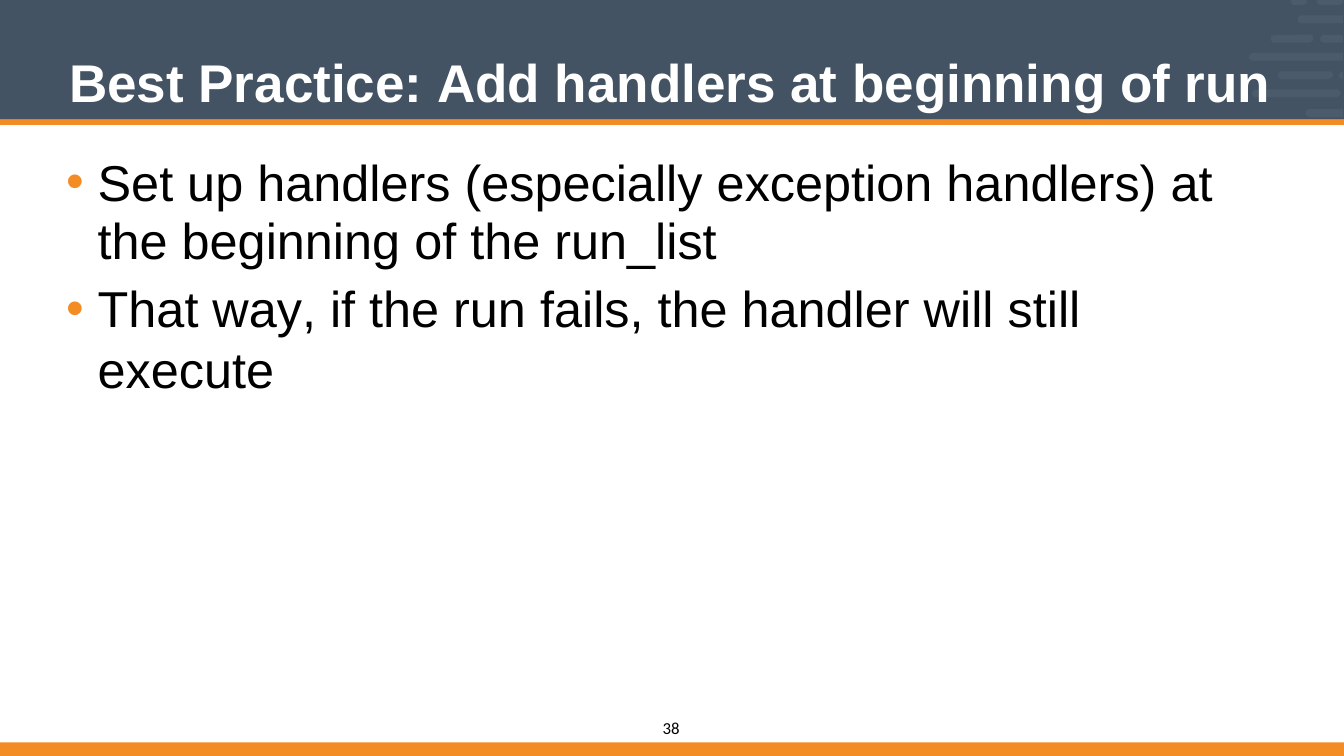
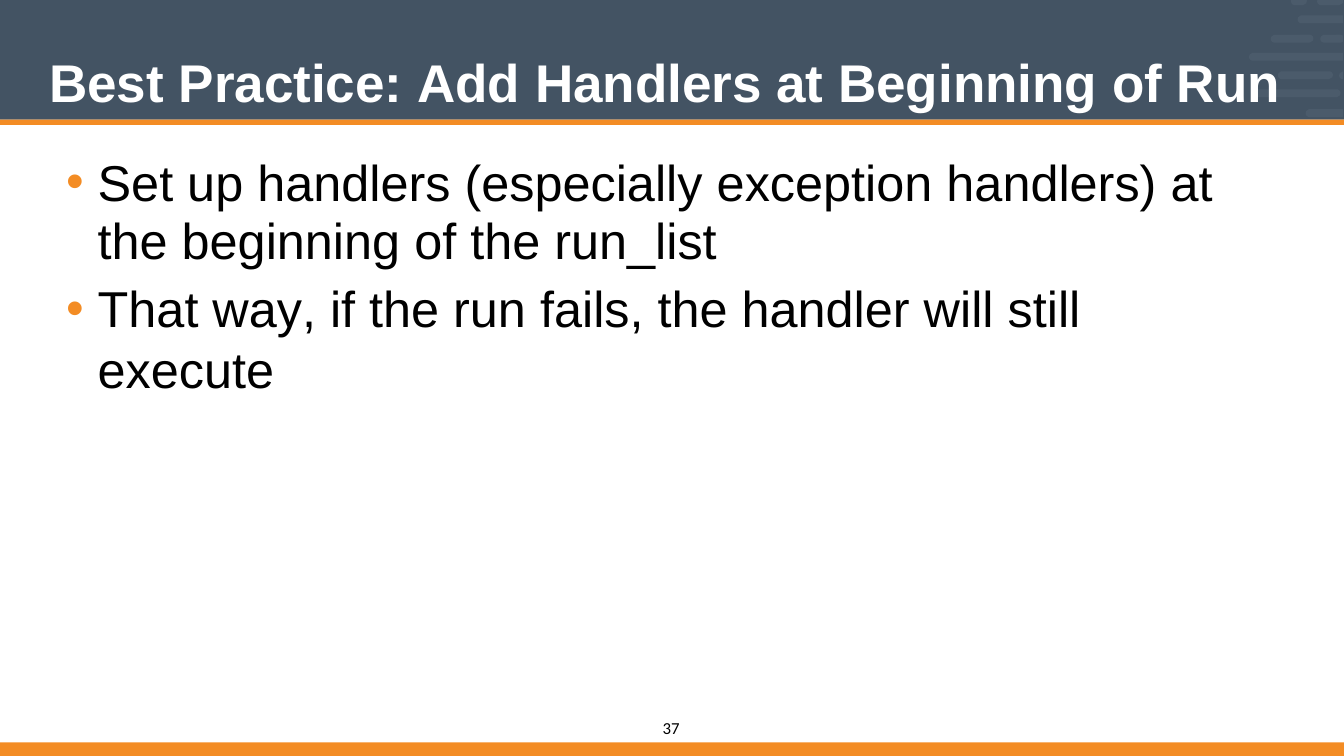
Before and after one commit to vinyar/chef-intermediate, a slide deck: slide 37 of Modules/08-Chef_Intermediate.pptx (slide 38 before the commit). Drawn at 1344x756 pixels with LibreOffice and Linux fonts; fonts in the diff are those of the drawing. Boxes give left, top, right and bottom in pixels: in the first picture for what was removed or moved away, otherwise in the second. Text is boxed around its words. In the diff, an @@ line names an element or a change of style, - is before the commit and + after.

```diff
--- a/Modules/08-Chef_Intermediate.pptx
+++ b/Modules/08-Chef_Intermediate.pptx
@@ title at <box>49,63,1280,112</box>: text changed @@
-Best Practice: Add handlers at beginning of run
+Best Practice: Add Handlers at Beginning of Run
@@ page number at <box>663,723,680,734</box>: text changed @@
-38
+37
```
Also in this commit, not shown: 29 other slides changed, 1 slide removed.
